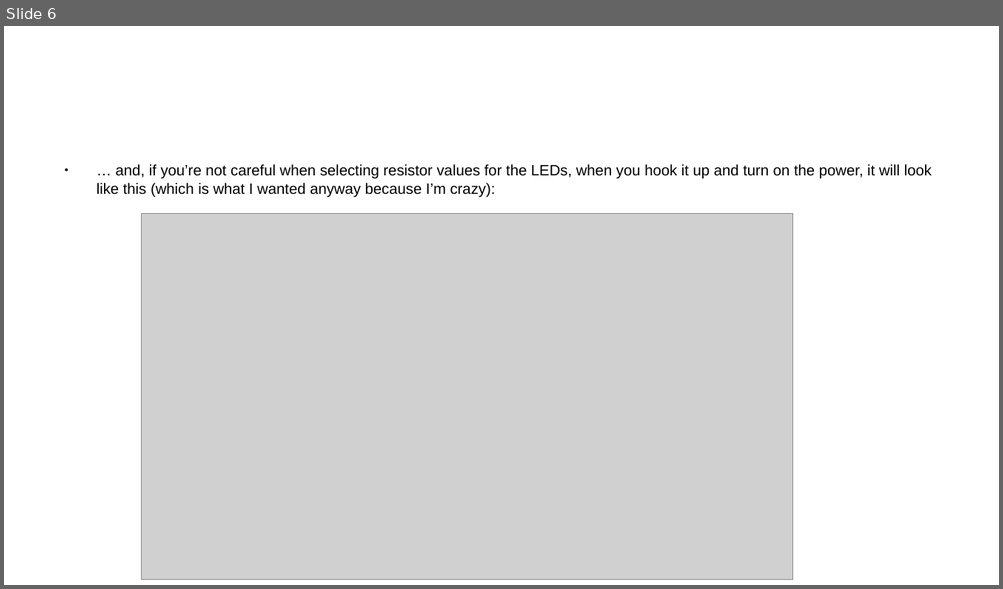
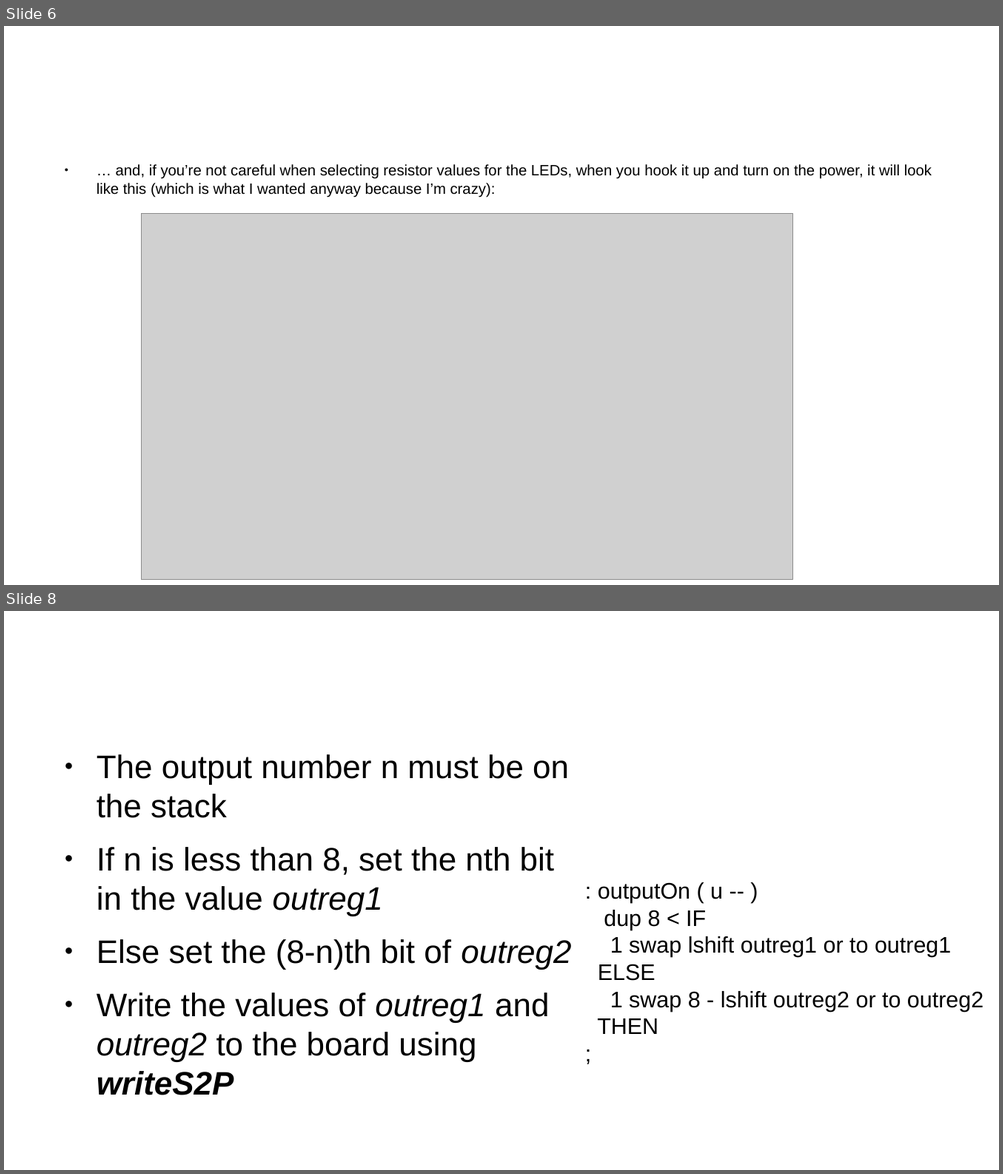
Before and after one commit to turnimator/esp32superexpander, a slide deck: SuperexpanderPresentation.odp. Shown one above the other, each under a label of ours: slide 6 before the commit, slides 6 and 8 after it; the slides between them are not shown. The pictures are 1003x589 and 1003x1174 pixels, drawn with LibreOffice and Linux fonts; fonts in the diff are those of the drawing; grey boxes stand for pictures; background and template pictures are left out. Boxes give left, top, right and bottom in pixels: in the first picture for what was removed or moved away, otherwise in the second. Text is boxed around its words. In the diff, an @@ line names an element or a change of style, - is before the commit and + after.

```diff
--- a/SuperexpanderPresentation.odp
+++ b/SuperexpanderPresentation.odp
@@ slide 8 added at [4,611,999,1170], background #FFFFFF @@
@@ text added at [96,755,571,1096], 26 pt, text #000000 @@
+● The output number n must be on the stack
+● If n is less than 8, set the nth bit in the value outreg1
+● Else set the (8-n)th bit of outreg2
+● Write the values of outreg1 and outreg2 to the board using writeS2P
@@ text added at [597,887,983,1034], 18 pt, text #000000 @@
+: outputOn ( u -- )
+dup 8 < IF
+1 swap lshift outreg1 or to outreg1
+ELSE
+1 swap 8 - lshift outreg2 or to outreg2
+THEN
+;
@@ title added at [597,883,690,903], 35.7 pt, text #FFFFFF @@
+Outputon
```
Also in this commit, not shown: 4 other slides added, 1 slide removed.
